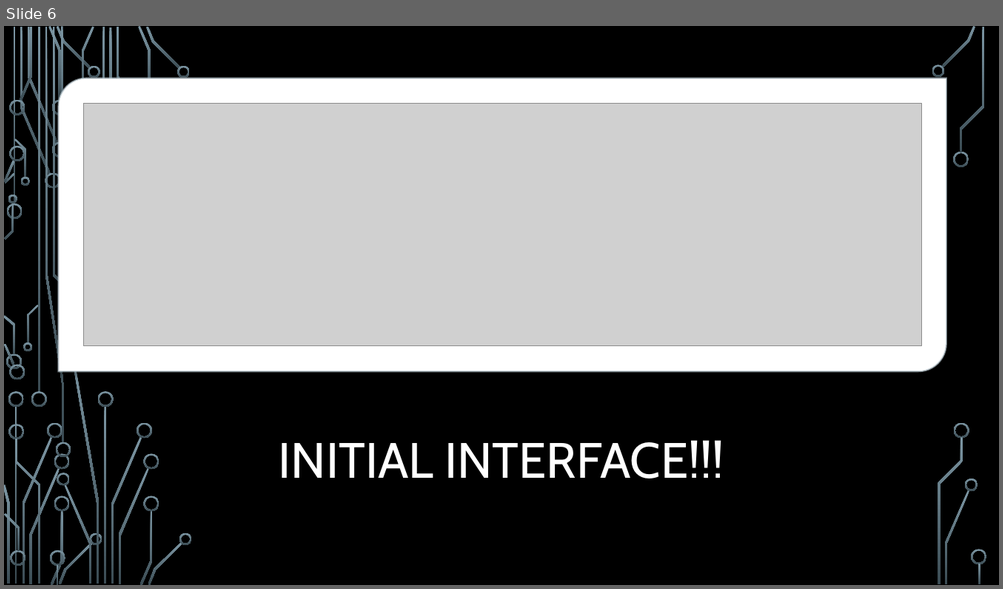
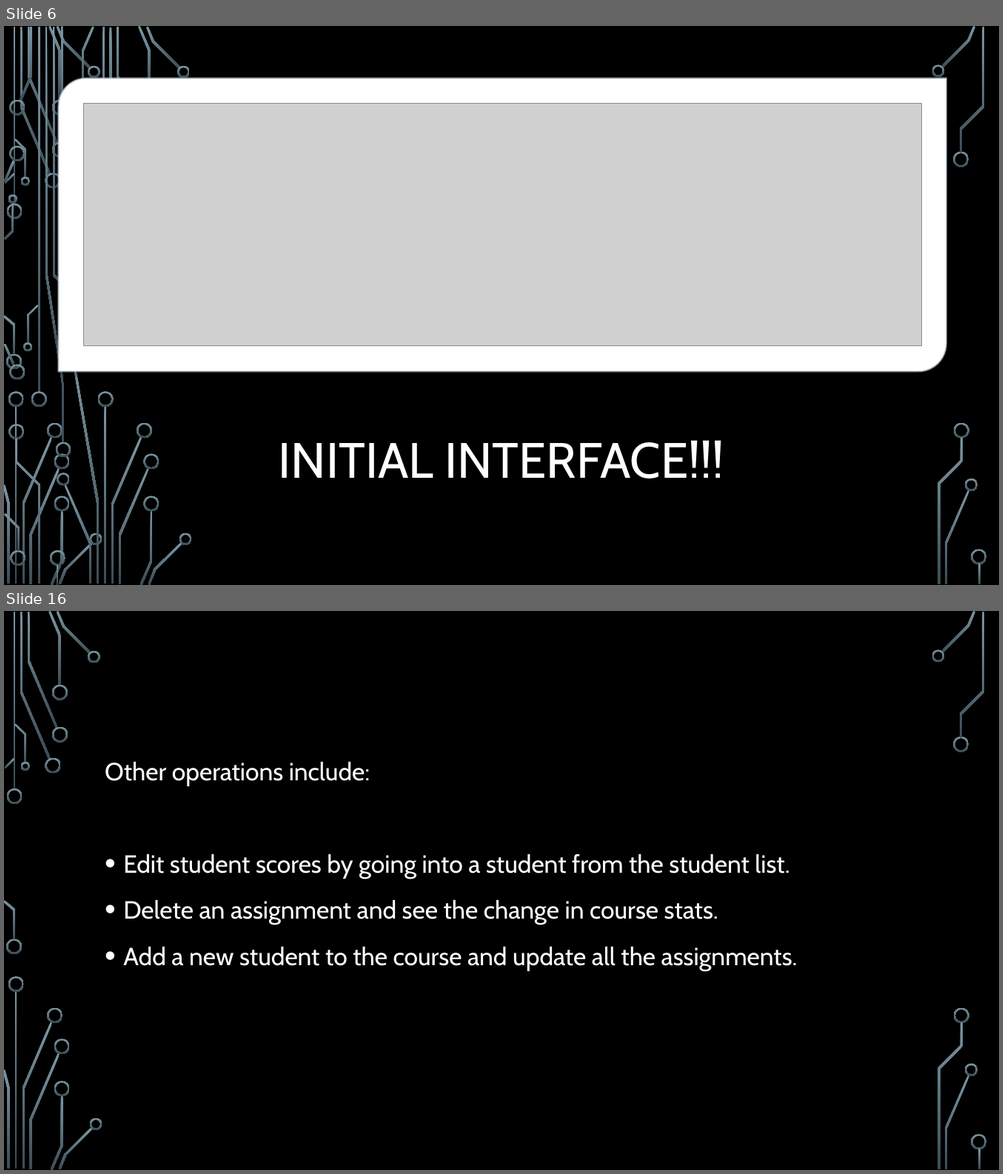
Before and after one commit to ourarash/EE599_SP2020_Final_Project, a slide deck: Student Record Manager System.pptx. Shown one above the other, each under a label of ours: slide 6 before the commit, slides 6 and 16 after it; the slides between them are not shown. The pictures are 1003x589 and 1003x1174 pixels, drawn with LibreOffice and Linux fonts; fonts in the diff are those of the drawing; grey boxes stand for pictures; background and template pictures are left out. Boxes give left, top, right and bottom in pixels: in the first picture for what was removed or moved away, otherwise in the second. Text is boxed around its words. In the diff, an @@ line names an element or a change of style, - is before the commit and + after.

```diff
--- a/Student Record Manager System.pptx
+++ b/Student Record Manager System.pptx
@@ slide 16 added at <box>4,611,999,1170</box>, background picture (left out); not listed: 36 template elements that a slide beside it also shows @@
@@ text added at <box>105,761,797,971</box>, 24 pt, text #FFFFFF @@
+Other operations include:
+• Edit student scores by going into a student from the student list.
+• Delete an assignment and see the change in course stats.
+• Add a new student to the course and update all the assignments.
```
Also in this commit, not shown: 9 other slides added, 1 slide removed, 10 other files.
